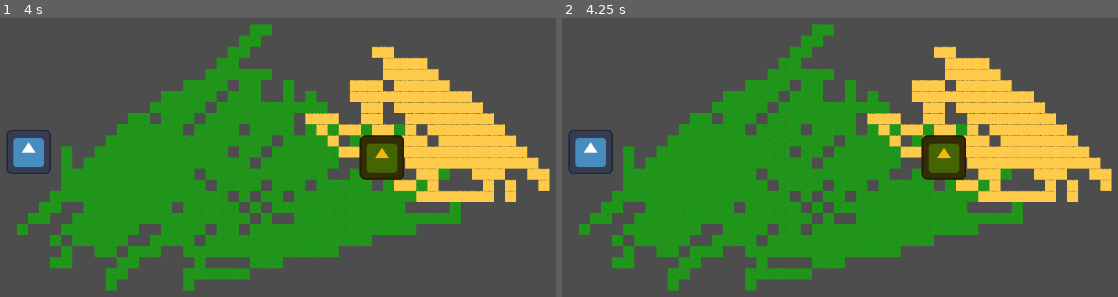
Above: before the commit, frames 1-2 (left to right).
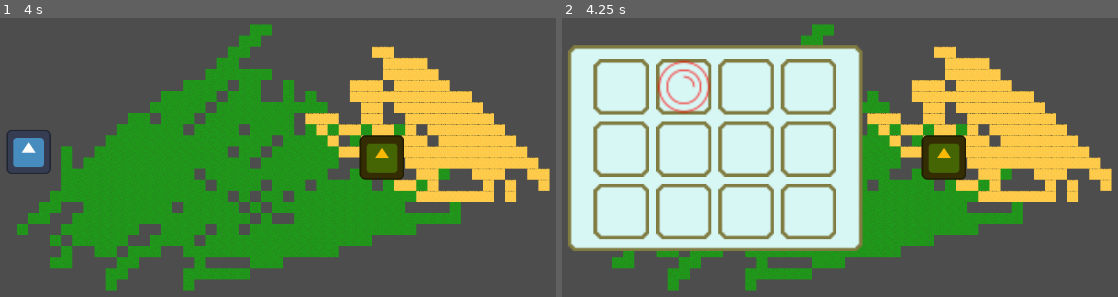
Above: after the commit, the same moments.

Repository: andrius-zidonis/gamejam2024
Game: Godot game, scene res://wow_scene.tscn
The game is run twice, just before and just after one commit, with the same random seed, the same clock (stepped at 60 frames per second) and the same inputs. The engine's default icon, where the game draws it, is replaced by a stand-in: a white triangle on a blue panel in a dark square.
Inputs:
- Up to frame 1 (4 s): tap Enter at 0.5, 2, 3.5 s; tap Space at 1.25, 2.75 s
- Up to frame 2 (4.25 s): tap I (Inventory, bound only after the commit) at 4.15 s

Frame 1 is identical in both runs. In frame 2, 39% of the frame differs, in the area x 1-55%, y 9-84%.

Commit message:
add initial inventory feature, open close,and display items

Diff:
--- a/CharacterBody2D.gd
+++ b/CharacterBody2D.gd
@@ -2,6 +2,8 @@
 
 @export var speed = 400
 @export var player: int
+
+@export var inventory: Inv
 
 func get_input():
 	var input_direction = Input.get_vector("%s_left" % player, "%s_right" % player, "%s_up" % player, "%s_down" % player)
--- /dev/null
+++ b/inventory/Inv_UI.gd
@@ -0,0 +1,29 @@
+extends Control
+
+@onready var inventory: Inv = preload("res://inventory/playerInventory0.tres")
+@onready var slots: Array = $NinePatchRect/GridContainer.get_children()
+
+var is_open = false
+
+func _ready():
+	update_slots()
+	close()
+
+func update_slots():
+	for i in range(min(inventory.items.size(), slots.size())):
+		slots[i].update(inventory.items[i])
+
+func _process(delta):
+	if Input.is_action_just_pressed("Inventory"):
+		if is_open:
+			close()
+		else:
+			open()
+
+func open():
+	visible = true
+	is_open = true
+
+func close():
+	visible = false
+	is_open = false
--- /dev/null
+++ b/inventory/Inv_UI.tscn
@@ -0,0 +1,79 @@
+[gd_scene load_steps=4 format=3 uid="uid://bagkfjh4t10ts"]
+
+[ext_resource type="Script" path="res://inventory/Inv_UI.gd" id="1_ab716"]
+[ext_resource type="Texture2D" uid="uid://dxkvw2vvy4f2v" path="res://inventory/inventory-frame-32x32.png" id="2_6qeqc"]
+[ext_resource type="PackedScene" uid="uid://4dix6wx1hcmj" path="res://inventory/inv_ui_slot.tscn" id="3_kg16h"]
+
+[node name="Inv_UI" type="Control"]
+custom_minimum_size = Vector2(170, 119)
+layout_mode = 3
+anchors_preset = 15
+anchor_right = 1.0
+anchor_bottom = 1.0
+offset_right = -982.0
+offset_bottom = -529.0
+grow_horizontal = 2
+grow_vertical = 2
+script = ExtResource("1_ab716")
+
+[node name="NinePatchRect" type="NinePatchRect" parent="."]
+layout_mode = 0
+offset_right = 170.0
+offset_bottom = 119.0
+texture = ExtResource("2_6qeqc")
+region_rect = Rect2(2.08165e-12, 2.08165e-12, 32, 32)
+patch_margin_left = 6
+patch_margin_top = 6
+patch_margin_right = 6
+patch_margin_bottom = 6
+
+[node name="GridContainer" type="GridContainer" parent="NinePatchRect"]
+layout_mode = 1
+anchors_preset = 8
+anchor_left = 0.5
+anchor_top = 0.5
+anchor_right = 0.5
+anchor_bottom = 0.5
+offset_left = -70.0
+offset_top = -52.0
+offset_right = 70.0
+offset_bottom = 52.0
+grow_horizontal = 2
+grow_vertical = 2
+columns = 4
+
+[node name="Inv_UI_slot" parent="NinePatchRect/GridContainer" instance=ExtResource("3_kg16h")]
+layout_mode = 2
+
+[node name="Inv_UI_slot2" parent="NinePatchRect/GridContainer" instance=ExtResource("3_kg16h")]
+layout_mode = 2
+
+[node name="Inv_UI_slot3" parent="NinePatchRect/GridContainer" instance=ExtResource("3_kg16h")]
+layout_mode = 2
+
+[node name="Inv_UI_slot4" parent="NinePatchRect/GridContainer" instance=ExtResource("3_kg16h")]
+layout_mode = 2
+
+[node name="Inv_UI_slot5" parent="NinePatchRect/GridContainer" instance=ExtResource("3_kg16h")]
+layout_mode = 2
+
+[node name="Inv_UI_slot6" parent="NinePatchRect/GridContainer" instance=ExtResource("3_kg16h")]
+layout_mode = 2
+
+[node name="Inv_UI_slot7" parent="NinePatchRect/GridContainer" instance=ExtResource("3_kg16h")]
+layout_mode = 2
+
+[node name="Inv_UI_slot8" parent="NinePatchRect/GridContainer" instance=ExtResource("3_kg16h")]
+layout_mode = 2
+
+[node name="Inv_UI_slot9" parent="NinePatchRect/GridContainer" instance=ExtResource("3_kg16h")]
+layout_mode = 2
+
+[node name="Inv_UI_slot10" parent="NinePatchRect/GridContainer" instance=ExtResource("3_kg16h")]
+layout_mode = 2
+
+[node name="Inv_UI_slot11" parent="NinePatchRect/GridContainer" instance=ExtResource("3_kg16h")]
+layout_mode = 2
+
+[node name="Inv_UI_slot12" parent="NinePatchRect/GridContainer" instance=ExtResource("3_kg16h")]
+layout_mode = 2
--- /dev/null
+++ b/inventory/inv_ui_slot.gd
@@ -0,0 +1,10 @@
+extends Control
+
+@onready var item_visuals: Sprite2D = $CenterContainer/Panel/ItemDisplay
+
+func update(item: InvItem):
+	if !item:
+		item_visuals.visible = false
+	else:
+		item_visuals.visible = true
+		item_visuals.texture = item.texture
--- /dev/null
+++ b/inventory/inv_ui_slot.tscn
@@ -0,0 +1,33 @@
+[gd_scene load_steps=3 format=3 uid="uid://4dix6wx1hcmj"]
+
+[ext_resource type="Script" path="res://inventory/inv_ui_slot.gd" id="1_62g7l"]
+[ext_resource type="Texture2D" uid="uid://dxkvw2vvy4f2v" path="res://inventory/inventory-frame-32x32.png" id="1_uqe2k"]
+
+[node name="Inv_UI_slot" type="Control"]
+self_modulate = Color(1, 1, 1, 0)
+custom_minimum_size = Vector2(32, 32)
+layout_mode = 3
+anchors_preset = 15
+anchor_right = 1.0
+anchor_bottom = 1.0
+offset_right = -1120.0
+offset_bottom = -616.0
+grow_horizontal = 2
+grow_vertical = 2
+script = ExtResource("1_62g7l")
+
+[node name="Sprite2D" type="Sprite2D" parent="."]
+texture = ExtResource("1_uqe2k")
+centered = false
+
+[node name="CenterContainer" type="CenterContainer" parent="."]
+custom_minimum_size = Vector2(32, 32)
+layout_mode = 0
+offset_right = 32.0
+offset_bottom = 32.0
+
+[node name="Panel" type="Panel" parent="CenterContainer"]
+layout_mode = 2
+
+[node name="ItemDisplay" type="Sprite2D" parent="CenterContainer/Panel"]
+position = Vector2(2.08165e-12, 2.08165e-12)
--- /dev/null
+++ b/inventory/inventory.gd
@@ -0,0 +1,5 @@
+extends Resource
+
+class_name Inv
+
+@export var items: Array[InvItem]
--- /dev/null
+++ b/inventory/inventory_item.gd
@@ -0,0 +1,6 @@
+extends Resource
+
+class_name InvItem
+
+@export var name: String = ""
+@export var texture: Texture2D
--- /dev/null
+++ b/inventory/items/coin-svgrepo-com.svg
@@ -0,0 +1,2 @@
+<?xml version="1.0" encoding="UTF-8"?><!-- Uploaded to: SVG Repo, www.svgrepo.com, Generator: SVG Repo Mixer Tools -->
+<svg width="32px" height="32px" viewBox="0 0 48 48" id="b" xmlns="http://www.w3.org/2000/svg"><defs><style>.c{fill:none;stroke:#ff0000;stroke-linecap:round;stroke-linejoin:round;}</style></defs><circle class="c" cx="24" cy="24" r="21.5"/><circle class="c" cx="24" cy="24" r="14.5"/><path class="c" d="m24,15.0654c4.9344,0,8.9346,4.0001,8.9346,8.9346"/></svg>
--- /dev/null
+++ b/inventory/items/sampleItem.tres
@@ -0,0 +1,9 @@
+[gd_resource type="Resource" script_class="InvItem" load_steps=3 format=3 uid="uid://yjwminwbgd3w"]
+
+[ext_resource type="Script" path="res://inventory/inventory_item.gd" id="1_of25j"]
+[ext_resource type="Texture2D" uid="uid://brrjlov5qwhlg" path="res://inventory/items/coin-svgrepo-com.svg" id="2_k28ox"]
+
+[resource]
+script = ExtResource("1_of25j")
+name = "sampleItem"
+texture = ExtResource("2_k28ox")
--- /dev/null
+++ b/inventory/playerInventory0.tres
@@ -0,0 +1,8 @@
+[gd_resource type="Resource" script_class="Inv" load_steps=3 format=3 uid="uid://dinsupfu5sjh7"]
+
+[ext_resource type="Script" path="res://inventory/inventory.gd" id="1_m3pkd"]
+[ext_resource type="Resource" uid="uid://yjwminwbgd3w" path="res://inventory/items/sampleItem.tres" id="1_wmetk"]
+
+[resource]
+script = ExtResource("1_m3pkd")
+items = Array[Resource("res://inventory/inventory_item.gd")]([null, ExtResource("1_wmetk"), null, null, null, null, null, null, null, null, null, null])
--- a/project.godot
+++ b/project.godot
@@ -14,6 +14,10 @@
 run/main_scene="res://wow_scene.tscn"
 config/features=PackedStringArray("4.2", "Forward Plus")
 config/icon="res://icon.svg"
+
+[editor_plugins]
+
+enabled=PackedStringArray()
 
 [input]
 
@@ -62,3 +66,8 @@
 "events": [Object(InputEventMouseButton,"resource_local_to_scene":false,"resource_name":"","device":-1,"window_id":0,"a …(259 unchanged characters)…
 ]
 }
+Inventory={
+"deadzone": 0.5,
+"events": [Object(InputEventKey,"resource_local_to_scene":false,"resource_name":"","device":-1,"window_id":0,"alt_pressed":false,"shift_pressed":false,"ctrl_pressed":false,"meta_pressed":false,"pressed":false,"keycode":0,"physical_keycode":73,"key_label":0,"unicode":105,"echo":false,"script":null)
+]
+}
--- a/wow_scene.tscn
+++ b/wow_scene.tscn
@@ -1,9 +1,11 @@
-[gd_scene load_steps=10 format=3 uid="uid://db3g80mp8gn7q"]
+[gd_scene load_steps=12 format=3 uid="uid://db3g80mp8gn7q"]
 
 [ext_resource type="Texture2D" uid="uid://cgtew4hksfera" path="res://Slates [32x32px orthogonal tileset by Ivan Voirol].png" id="1_f80an"]
 [ext_resource type="Script" path="res://CharacterBody2D.gd" id="1_gcgn6"]
 [ext_resource type="Texture2D" uid="uid://cbmmsmxcur0pa" path="res://icon.svg" id="2_gs8yt"]
+[ext_resource type="Resource" uid="uid://dinsupfu5sjh7" path="res://inventory/playerInventory0.tres" id="3_53yxu"]
 [ext_resource type="Script" path="res://Camera2D.gd" id="4_qqvp4"]
+[ext_resource type="PackedScene" uid="uid://bagkfjh4t10ts" path="res://inventory/Inv_UI.tscn" id="6_o1sq3"]
 
 [sub_resource type="TileSetAtlasSource" id="TileSetAtlasSource_gwbeb"]
 texture = ExtResource("1_f80an")
@@ -4020,6 +4022,7 @@
 
 [node name="CharacterBody2D_1" type="CharacterBody2D" parent="."]
 script = ExtResource("1_gcgn6")
+inventory = ExtResource("3_53yxu")
 
 [node name="CollisionShape2D" type="CollisionShape2D" parent="CharacterBody2D_1"]
 position = Vector2(-510, -16)
@@ -4049,6 +4052,9 @@
 object1 = NodePath("../CharacterBody2D_1")
 object2 = NodePath("../CharacterBody2D_2")
 
+[node name="Inv_UI" parent="Camera2D" instance=ExtResource("6_o1sq3")]
+scale = Vector2(5, 5)
+
 [node name="StaticBody2D" type="StaticBody2D" parent="Camera2D"]
 
 [node name="CollisionShape2D" type="CollisionShape2D" parent="Camera2D/StaticBody2D"]
Binary file added: inventory/inventory-frame-32x32.png
Not shown, added: inventory/inventory-frame-32x32.png.import
Not shown, added: inventory/items/coin-svgrepo-com.svg.import
